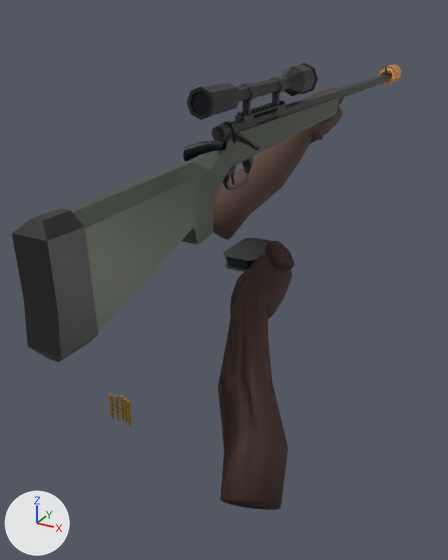
A saved change to the Blender file art/weapons/watcher.blend.
Before and after are seen from a camera (50 mm lens) standing at (0.574, -0.628, 0.487) and looking at (-0.019, 0.449, -0.051). The axes (+X, +Y, +Z) are drawn at lower left. The lights are the same throughout. The picture after the commit comes second.

In view in the first picture: 'AUTHORED m24 ChargingHandleGeometry', 'AUTHORED m24 MagazineGeometry', 'AUTHORED m24 SpareMagazineGeometry', 'AUTHORED m24 WeaponBodyGeometry', 'watcher ONE_HAND RIGHT bare anatomical forearm', 'watcher ONE_HAND RIGHT thenar mound', 'watcher TWO_HAND LEFT bare anatomical forearm', 'watcher TWO_HAND RIGHT cupped sculpted palm', 'watcher TWO_HAND RIGHT opposable thumb', 'watcher TWO_HAND RIGHT thenar mound' and 3 more.
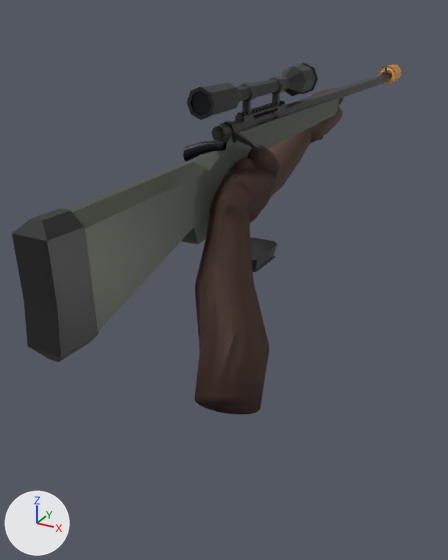
The newer file is also turned or shifted as a whole; pictures and numbers use the older file's frame.

Where the change shows, as pixel boxes [x1, y1, x2, y2] in the pictures (448 x 560 px):
'watcher TWO_HAND RIGHT bare anatomical forearm', moved (not visible before): after [195, 180, 269, 414]
'watcher ONE_HAND RIGHT bare anatomical forearm', moved (not visible afterwards): before [218, 282, 288, 510]
'watcher TWO_HAND RIGHT cupped sculpted palm', moved: before [230, 265, 292, 319]; after [209, 168, 277, 223]
'watcher TWO_HAND RIGHT opposable thumb', moved: before [264, 241, 294, 270]; after [248, 145, 279, 176]
'AUTHORED m24 SpareMagazineGeometry', deleted (brown): before [109, 394, 131, 427]
'watcher ONE_HAND RIGHT thenar mound', reshaped (14% wider): before [251, 254, 271, 268]; after [232, 158, 255, 172]
'watcher TWO_HAND RIGHT thenar mound', reshaped: before [250, 254, 272, 268]; after [231, 158, 253, 172]
part 2 of me_sphere, deleted: before [251, 254, 271, 268]
part 3 of me_sphere, added: after [232, 158, 255, 172]
part 6 of me_sphere_010, deleted: before [250, 254, 272, 268]
part 7 of me_sphere_010, added: after [231, 158, 253, 172]
'watcher TWO_HAND LEFT bare anatomical forearm', unchanged, covered by the edit: before [213, 128, 312, 239]; after [268, 128, 312, 195]

Edits to the bpy script that builds the scene:
```text
Change me_watcher_one_hand_right_bare_anatomical_forearm:
    used by ob_watcher_one_hand_right_bare_anatomical_forearm; parent = ob_grip_one_hand; location = (0.0, 0.0, 0.0)
    remove me_watcher_one_hand_right_bare_anatomical_forearm.from_pydata(...)  # 168 vertices, 142 faces; spans x 0.135..0.321, y -0.048..0.252, z -0.192..0.073
    add me_watcher_one_hand_right_bare_anatomical_forearm.from_pydata(...)  # 168 vertices, 142 faces; spans x 0.109..0.295, y -0.068..0.232, z -0.02..0.245
    me_watcher_one_hand_right_bare_anatomical_forearm part 1: the whole mesh is moved by (-0.026, -0.02, 0.172)
Change me_sphere:
    used by ob_watcher_one_hand_right_thenar_mound; parent = ob_grip_one_hand; location = (0.142, 0.299, 0.0634)
    remove me_sphere.from_pydata(...)  # 362 vertices, 384 faces; spans x -0.023..0.023, y -0.03..0.03, z -0.025..0.025
    add me_sphere.from_pydata(...)  # 362 vertices, 384 faces; spans x -0.0492..-0.0032, y -0.0504..0.0096, z 0.1474..0.1974
    me_sphere part 2: 362 vertices removed from x -0.023..0.023, y -0.03..0.03, z -0.025..0.025
    me_sphere part 3: 362 vertices added at x -0.0492..-0.0032, y -0.0504..0.0096, z 0.1474..0.1974, forming a UV sphere (24 segments, 16 rings, poles along z)
Change me_watcher_two_hand_right_bare_anatomical_forearm:
    used by ob_watcher_two_hand_right_bare_anatomical_forearm; parent = ob_grip_two_hand; location = (0.0, 0.0, 0.0)
    remove me_watcher_two_hand_right_bare_anatomical_forearm.from_pydata(...)  # 168 vertices, 142 faces; spans x 0.135..0.321, y -0.048..0.252, z -0.192..0.073
    add me_watcher_two_hand_right_bare_anatomical_forearm.from_pydata(...)  # 168 vertices, 142 faces; spans x 0.109..0.295, y -0.068..0.232, z -0.02..0.245
    me_watcher_two_hand_right_bare_anatomical_forearm part 4: the whole mesh is moved by (-0.026, -0.02, 0.172)
Change me_watcher_two_hand_right_cupped_sculpted_palm:
    used by ob_watcher_two_hand_right_cupped_sculpted_palm; parent = ob_grip_two_hand; location = (0.0, 0.0, 0.0)
    remove me_watcher_two_hand_right_cupped_sculpted_palm.from_pydata(...)  # 140 vertices, 114 faces; spans x 0.1116..0.2011, y 0.1865..0.3309, z -0.0096..0.0772
    add me_watcher_two_hand_right_cupped_sculpted_palm.from_pydata(...)  # 140 vertices, 114 faces; spans x 0.0854..0.1749, y 0.166..0.3105, z 0.1627..0.2495
    me_watcher_two_hand_right_cupped_sculpted_palm part 5: the whole mesh is moved by (-0.0262, -0.0204, 0.1724)
Change me_sphere_010:
    used by ob_watcher_two_hand_right_thenar_mound; parent = ob_grip_two_hand; location = (0.142, 0.299, 0.0634)
    remove me_sphere_010.from_pydata(...)  # 362 vertices, 384 faces; spans x -0.023..0.023, y -0.03..0.03, z -0.025..0.025
    add me_sphere_010.from_pydata(...)  # 362 vertices, 384 faces; spans x -0.0492..-0.0032, y -0.0504..0.0096, z 0.1474..0.1974
    me_sphere_010 part 6: 362 vertices removed from x -0.023..0.023, y -0.03..0.03, z -0.025..0.025
    me_sphere_010 part 7: 362 vertices added at x -0.0492..-0.0032, y -0.0504..0.0096, z 0.1474..0.1974, forming a UV sphere (24 segments, 16 rings, poles along z)
Change me_watcher_two_hand_right_opposable_thumb:
    used by ob_watcher_two_hand_right_opposable_thumb; parent = ob_grip_two_hand; location = (0.0, 0.0, 0.0)
    remove me_watcher_two_hand_right_opposable_thumb.from_pydata(...)  # 100 vertices, 82 faces; spans x 0.1197..0.1924, y 0.2919..0.3636, z 0.0528..0.1043
    add me_watcher_two_hand_right_opposable_thumb.from_pydata(...)  # 100 vertices, 82 faces; spans x 0.0935..0.1662, y 0.2715..0.3432, z 0.2251..0.2767
    me_watcher_two_hand_right_opposable_thumb part 8: the whole mesh is moved by (-0.0262, -0.0204, 0.1724)
Remove ob_authored_m24_sparemagazinegeometry:
    ob_authored_m24_sparemagazinegeometry = bpy.data.objects.new('AUTHORED m24 SpareMagazineGeometry', me_sparemagazinegeometrymesh_001)
```
